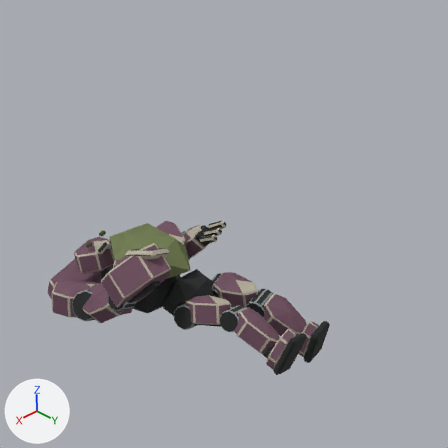
A saved change to the Blender file art/blender/sources/soldier_corpse.blend.
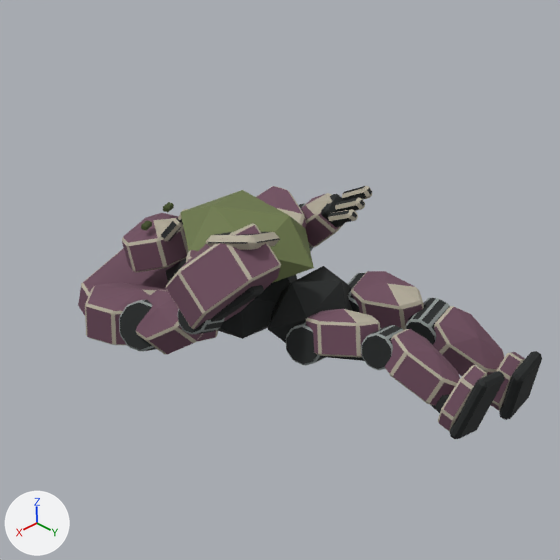
Each version appears first from the file's camera 'Pipeline_Camera', and next in a close-up on the part from 0% to 76% of the width and 24% to 100% of the height. Arrows for +X, +Y and +Z are at lower left; the lights stay in place. The older version's two pictures come first.

Objects in the first close-up: 'Exposed spent matter', 'Left pointed shin', 'Left tapered thigh', 'Pointed alien face', 'Right pointed shin', 'Right tapered thigh', 'Soldier arm cannon dark opening', 'Soldier arm cannon shell', 'Soldier chest tissue', 'Soldier crest cheek 1', 'Soldier elbow joint 1', 'Soldier forearm tendon 1', 'Soldier pelvis', 'Soldier raised back crest', 'Soldier shoulder joint 1', 'Soldier upper arm 1' and 20 more.
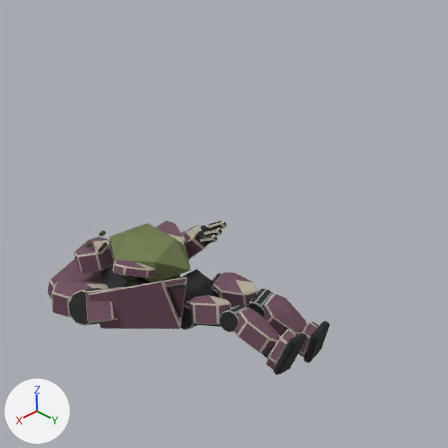
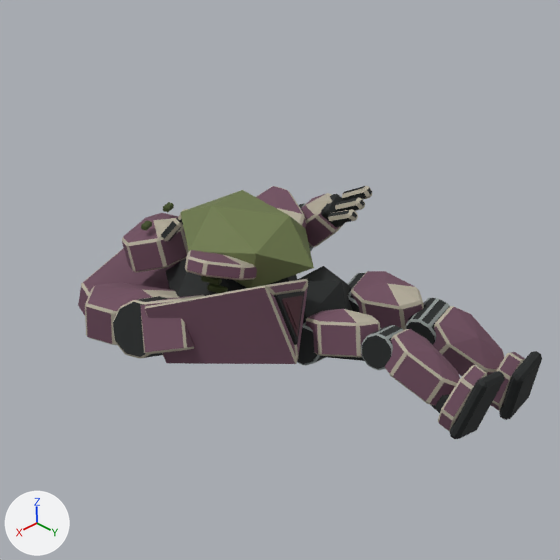
What changed in the scene script:
```text
Add me_spent_laser_recessed_aperture:
    me_spent_laser_recessed_aperture.from_pydata([(0.605, -0.108, 0.071), (0.605, 0.0, -0.129), (0.605, 0.108, 0.071), (0.638, -0.108, 0.071), (0.638, 0.0, -0.129), (0.638, 0.108, 0.071)], [], [(2, 1, 0), (3, 4, 5), (0, 1, 4, 3), (1, 2, 5, 4), (2, 0, 3, 5)])
    me_spent_laser_recessed_aperture.materials.append(mat_spent_weapon___alien___exposed_dark_joint_001)  # black #212424
Add me_spent_laser_optical_core:
    me_spent_laser_optical_core.from_pydata([(0.643, -0.0601, 0.0393), (0.643, 0.0, -0.0717), (0.643, 0.0601, 0.0393), (0.647, -0.0601, 0.0393), (0.647, 0.0, -0.0717), (0.647, 0.0601, 0.0393)], [], [(2, 1, 0), (3, 4, 5), (0, 1, 4, 3), (1, 2, 5, 4), (2, 0, 3, 5)])
    me_spent_laser_optical_core.materials.append(mat_spent_weapon___alien___pink_white_lens)  # brown #502c35
Add me_spent_laser_crimson_rim:
    me_spent_laser_crimson_rim.from_pydata([(0.639, -0.083, 0.054), (0.639, 0.0, -0.099), (0.639, 0.083, 0.054), (0.642, -0.083, 0.054), (0.642, 0.0, -0.099), (0.642, 0.083, 0.054)], [], [(2, 1, 0), (3, 4, 5), (0, 1, 4, 3), (1, 2, 5, 4), (2, 0, 3, 5)])
    me_spent_laser_crimson_rim.materials.append(mat_spent_weapon___alien___crimson_aperture)  # brown #502c35
Change ob_soldier_shoulder_joint_1:
    add ob_soldier_shoulder_joint_1.hide_render = True
Change ob_soldier_upper_arm_1:
    add ob_soldier_upper_arm_1.hide_render = True
Change ob_soldier_elbow_joint_1:
    add ob_soldier_elbow_joint_1.hide_render = True
Change ob_soldier_forearm_tendon_1:
    add ob_soldier_forearm_tendon_1.hide_render = True
Change ob_soldier_arm_cannon_shell:
    add ob_soldier_arm_cannon_shell.hide_render = True
Change ob_soldier_arm_cannon_dark_opening:
    add ob_soldier_arm_cannon_dark_opening.hide_render = True
Add ob_spent_laser_upper_arm:
    ob_spent_laser_upper_arm = bpy.data.objects.new('Spent Laser upper arm', me_spent_laser_upper_arm)  # 24 vertices, 26 faces; spans x 0.02..0.21, y -0.11..0.11, z -0.1..0.1; in mat_spent_weapon___alien___dark_plum_shell_003 (brown #735061), mat_spent_weapon___alien___pale_shell_edge_004 (grey #b6af9e)
    ob_spent_laser_upper_arm.parent = ob_spent_weapon_mount
    ob_spent_laser_upper_arm.location = (0.0, 0.0, 0.0)
Add ob_spent_weapon_mount:
    ob_spent_weapon_mount = bpy.data.objects.new('Spent weapon mount', None)
    ob_spent_weapon_mount.parent = ob_spine
    ob_spent_weapon_mount.location = (0.39, -0.015, 0.45)
    ob_spent_weapon_mount.rotation_euler = (0.0, 1.25, 1.951)  # degrees (0, 72, 112)
Add ob_spent_laser_shell_plate_2:
    ob_spent_laser_shell_plate_2 = bpy.data.objects.new('Spent Laser shell plate 2', me_spent_laser_shell_plate_2)  # 24 vertices, 26 faces; spans x 0.05..0.63, y -0.168..0.168, z 0.052..0.115; in mat_spent_weapon___alien___dark_plum_shell_002 (brown #735061), mat_spent_weapon___alien___pale_shell_edge_003 (grey #b6af9e)
    ob_spent_laser_shell_plate_2.parent = ob_spent_weapon_mount
    ob_spent_laser_shell_plate_2.location = (0.0, 0.0, 0.0)
Add ob_spent_laser_shell_plate_1:
    ob_spent_laser_shell_plate_1 = bpy.data.objects.new('Spent Laser shell plate 1', me_spent_laser_shell_plate_1)  # 20 vertices, 20 faces; spans x 0.05..0.63, y 0.0..0.172, z -0.202..0.11; in mat_spent_weapon___alien___dark_plum_shell_001 (brown #735061), mat_spent_weapon___alien___pale_shell_edge_002 (grey #b6af9e)
    ob_spent_laser_shell_plate_1.parent = ob_spent_weapon_mount
    ob_spent_laser_shell_plate_1.location = (0.0, 0.0, 0.0)
Add ob_spent_laser_shell_plate_0:
    ob_spent_laser_shell_plate_0 = bpy.data.objects.new('Spent Laser shell plate 0', me_spent_laser_shell_plate_0)  # 20 vertices, 20 faces; spans x 0.05..0.63, y -0.172..0.0, z -0.202..0.11; in mat_spent_weapon___alien___dark_plum_shell (brown #735061), mat_spent_weapon___alien___pale_shell_edge_001 (grey #b6af9e)
    ob_spent_laser_shell_plate_0.parent = ob_spent_weapon_mount
    ob_spent_laser_shell_plate_0.location = (0.0, 0.0, 0.0)
Add ob_spent_laser_recessed_aperture:
    ob_spent_laser_recessed_aperture = bpy.data.objects.new('Spent Laser recessed aperture', me_spent_laser_recessed_aperture)
    ob_spent_laser_recessed_aperture.parent = ob_spent_weapon_mount
    ob_spent_laser_recessed_aperture.location = (0.0, 0.0, 0.0)
Add ob_spent_laser_optical_core:
    ob_spent_laser_optical_core = bpy.data.objects.new('Spent Laser optical core', me_spent_laser_optical_core)
    ob_spent_laser_optical_core.parent = ob_spent_weapon_mount
    ob_spent_laser_optical_core.location = (0.0, 0.0, 0.0)
Add ob_spent_laser_crimson_rim:
    ob_spent_laser_crimson_rim = bpy.data.objects.new('Spent Laser crimson rim', me_spent_laser_crimson_rim)
    ob_spent_laser_crimson_rim.parent = ob_spent_weapon_mount
    ob_spent_laser_crimson_rim.location = (0.0, 0.0, 0.0)
Add ob_spent_laser_shoulder_joint:
    ob_spent_laser_shoulder_joint = bpy.data.objects.new('Spent Laser shoulder joint', me_spent_laser_shoulder_joint)  # 60 vertices, 62 faces; spans x -0.109..0.109, y -0.1..0.1, z -0.113..0.113; in mat_spent_weapon___alien___exposed_dark_joint (black #212424), mat_spent_weapon___alien___pale_shell_edge (grey #b6af9e)
    ob_spent_laser_shoulder_joint.parent = ob_spent_weapon_mount
    ob_spent_laser_shoulder_joint.location = (0.0, 0.0, 0.0)
```

What differs and where, as boxes (x1, y1, x2, y2) in the close-ups (560 x 560 px):
'Spent Laser shell plate 0', added
    after: (145, 287, 296, 364)
'Soldier arm cannon shell', hidden
    before: (166, 223, 281, 329)
'Soldier upper arm 1', hidden
    before: (136, 290, 203, 354)
'Spent Laser upper arm', added
    after: (140, 295, 204, 354)
'Spent Laser shoulder joint', added
    after: (112, 296, 168, 358)
'Soldier shoulder joint 1', hidden
    before: (119, 300, 156, 351)
'Soldier arm cannon dark opening', hidden
    before: (206, 232, 280, 250)
'Spent Laser shell plate 2', added
    after: (145, 279, 307, 308)
'Soldier forearm tendon 1', hidden (black)
    before: (211, 285, 264, 322)
'Soldier elbow joint 1', hidden
    before: (177, 309, 225, 334)
'Spent Laser recessed aperture', added (black)
    after: (274, 291, 305, 345)
'Spent Laser optical core', added
    after: (286, 300, 302, 330)
'Spent Laser shell plate 1', added
    after: (279, 280, 308, 364)
'Spent Laser crimson rim', added
    after: (282, 296, 303, 336)
'Broken breastplate fragment 1', unchanged, uncovered by the edit
    before: (186, 250, 198, 263)
    after: (185, 250, 257, 280)
